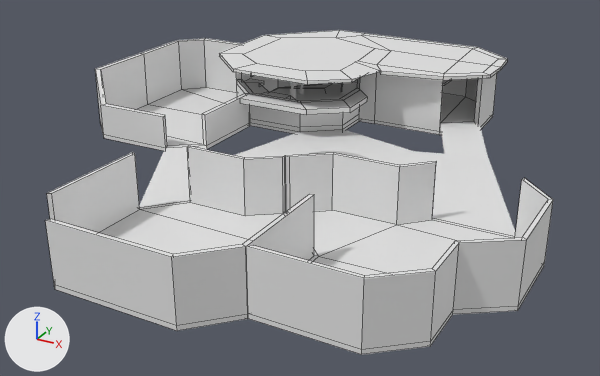
Renders of the Blender file levels/level_1/alt_hq/assets/level1.blend from each side of a commit.
Rendered twice from a 50 mm lens placed at (125.0, -253.0, 119.0), pointed at (-8.0, -10.0, -2.0). Lighting does not change. The marker at lower left points along +X, +Y and +Z. The older version comes first. Mesh edges are drawn as thin lines on the coarser meshes.

Names of what the first picture shows: 'CommonArea-col', 'Room1-col', 'Room1.Roof-col', 'Room2-col', 'Room3-col', 'Room4-col' and 5 more.
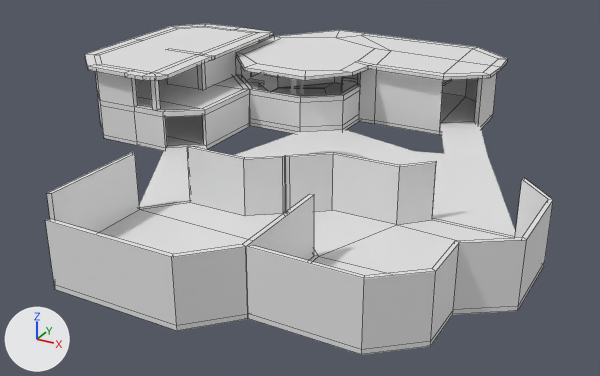
Commit message: Update level

What differs and where, as boxes [x1, y1, x2, y2] in the pictures (600 x 376 px; the box of a moved part takes in the faces that stretch with it):
'Room2-col', reshaped (21% wider, 12% taller)
    before: [95, 38, 250, 151]
    after: [85, 24, 273, 151]
'Room1-col', reshaped
    before: [236, 72, 497, 135]
    after: [236, 57, 497, 135]
'Room1.Roof-col', reshaped (7% shorter)
    before: [219, 30, 507, 84]
    after: [236, 30, 507, 80]
part 1 of me_cube_002, moved or reshaped
    before: [237, 79, 367, 127]
    after: [237, 75, 360, 127]
part 2 of me_cube_003, built on
    before: [95, 38, 243, 109]
    after: [85, 24, 273, 151]
part 3 of me_cube_015, moved or reshaped
    before: [219, 30, 443, 84]
    after: [236, 30, 443, 80]

Patch to the scene script:
```diff
--- a/levels/level_1/alt_hq/assets/level1.blend.py
+++ b/levels/level_1/alt_hq/assets/level1.blend.py
@@ me_cube_002 @@
 # used by ob_room1_col; location = (-19.6, 72.0, 2.0)
-me_cube_002.from_pydata(...)  # 104 vertices, 107 faces; spans x -51.5..52.8, y -49.9..29.4, z 0.0..24.5
+me_cube_002.from_pydata(...)  # 96 vertices, 99 faces; spans x -51.5..52.8, y -42.7..29.4, z 0.0..24.5
+# me_cube_002 part 1
+# 8 vertices are removed from x -34.3..10.3, y -49.9..-22.5, z 11.9..14.0
+# 11 faces are deleted
+# 14 vertices in x -51.0..3.7, y -42.7..-13.1, z 11.9..14.0 move by (0.0, 0.0, 2.0)
+# 3 new faces join them
@@ me_cube_003 @@
 # used by ob_room2_col; location = (-81.9, 22.3, 2.7)
-me_cube_003.from_pydata(...)  # 48 vertices, 46 faces; spans x -28.1..28.0, y -34.7..43.0, z -0.7..23.8
+me_cube_003.from_pydata(...)  # 179 vertices, 207 faces; spans x -32.0..28.0, y -38.6..47.9, z -0.7..29.9
+# me_cube_003 part 2: 9 vertices moved from x -28.1..9.1, y -22.9..43.0, z 23.8 to x -28.1..9.1, y -22.9..43.0, z 12.8; 1 vertex removed from x 11.2, y 42.8, z 23.8; 132 vertices added at x -32.0..28.0, y -38.6..47.9, z -0.7..29.9
@@ me_cube_015 @@
 # used by ob_room1_roof_col; parent = ob_room1_col; location = (-8.396, 57.25, 27.2)
 # verts and faces of me_cube_015; kept vertices keep their numbers, new ones are numbered from 63
 # before: 0 (-9.8, 1.5, -0.7), 20 (-0.5, -0.5, -0.7), 21 (-0.5, -0.5, 0.7) at pixel (376, 64), 24 (-9.7, -15.7, -0.7), 26 (-0.3, -24.9, 0.7) at pixel (351, 79)
 # before: 27 (-0.3, -24.9, -0.7) at pixel (351, 82), 30 (-14.2, -35.7, 0.7) at pixel (307, 81), 31 (-14.2, -35.7, -0.7) at pixel (307, 84), 34 (-48.7, -34.9, 0.7) at pixel (233, 69), 35 (-48.7, -34.9, -0.7) at pixel (233, 72)
 # before: 38 (-68.1, -16.4, 0.7) at pixel (219, 53), 39 (-68.1, -16.4, -0.7) at pixel (219, 56), 42 (-68.2, 21.9, 0.7) at pixel (264, 35), 43 (-68.2, 21.9, -0.7), 52 (5.2, -8.9, -0.7) at pixel (380, 74)
 # before: 53 (5.2, -8.9, 0.7) at pixel (381, 71), 61 (-9.8, -1.9, -0.7), 62 (-0.4, -5.4, -0.7)
-me_cube_015.from_pydata(...)  # 63 vertices, 71 faces; spans x -68.2..45.5, y -35.7..48.1, z -0.7..0.7
+me_cube_015.from_pydata(...)  # 62 vertices, 70 faces; spans x -62.8..45.5, y -31.3..48.1, z -0.7..0.7
+# me_cube_015 part 3
+delete_vertices([62])  # with the faces that use them
+verts[26] = (-4.3, -15.9, 0.7)  # moved, pixel (352, 72)
+verts[27] = (-4.3, -15.9, -0.7)  # moved, pixel (352, 75)
+verts[30] = (-17.7, -31.2, 0.7)  # moved, pixel (304, 77)
+verts[31] = (-17.7, -31.2, -0.7)  # moved, pixel (304, 80)
+verts[34] = (-45.6, -31.3, 0.7)  # moved, pixel (244, 67)
+verts[35] = (-45.6, -31.3, -0.7)  # moved, pixel (244, 71)
+verts[38] = (-62.4, -12.0, 0.7)  # moved, pixel (235, 52)
+verts[39] = (-62.4, -12.0, -0.7)  # moved, pixel (235, 55)
+verts[42] = (-62.8, 22.1, 0.7)  # moved, pixel (274, 36)
+verts[43] = (-62.8, 22.1, -0.7)  # moved
+verts[52] = (-2.8, -3.9, -0.7)  # moved, pixel (368, 69)
+verts[53] = (-2.8, -3.9, 0.7)  # moved, pixel (368, 65)
+faces += [(26, 27, 52, 53), (24, 61, 52, 27), (0, 20, 52, 61)]
```
